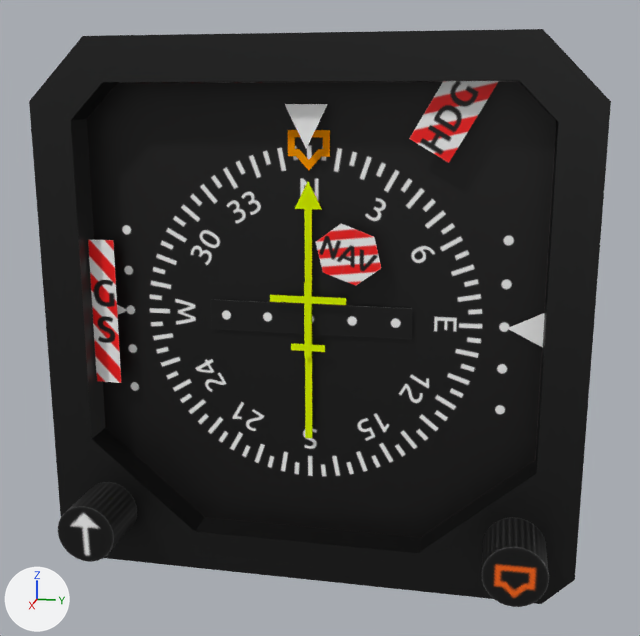
The Blender file Models/Interior/Panel/Instruments/hsi/hsi.blend: old version first, new version second.
Rendered twice from a 50 mm camera at (0.1213, 0.0263, 0.031) aimed at (0.0035, 0.0027, 0.0016). Arrows for +X, +Y and +Z are at lower left; the lights stay in place.

The first picture shows 'Airplane', 'Case', 'Face', 'GSFlag', 'HdgFlag', 'HeadingBugKnob', 'HeadingMarker', 'HeadingScale', 'NavFlag', 'RadialDeviationNeedle', 'RadialDeviationScale', 'RadialKnob'.
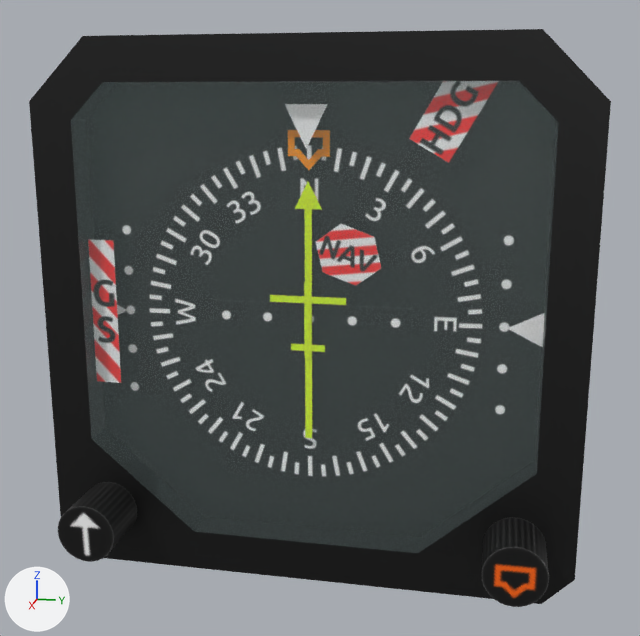
Boxes [x1, y1, x2, y2] around the edits, measured in the pictures (640 x 636 px):
'Glass', shown
    after: [71, 81, 559, 553]
'Face', unchanged, covered by the edit
    before: [87, 81, 556, 537]
'HeadingScale', unchanged, covered by the edit
    before: [149, 145, 483, 477]
'RadialDeviationScale', unchanged, covered by the edit
    before: [210, 300, 412, 339]
'HdgFlag', unchanged, covered by the edit
    before: [409, 81, 499, 163]

Patch to the scene script:
```diff
--- a/Models/Interior/Panel/Instruments/hsi/hsi.blend.py
+++ b/Models/Interior/Panel/Instruments/hsi/hsi.blend.py
@@ ob_glass @@
 ob_glass.show_transparent = True
-ob_glass.hide_set(True)
```
